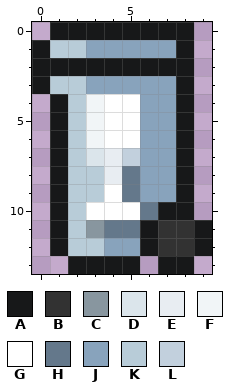
A pixel-art file gets an edit: assets/raster/trash-bin-white-10x14.aseprite. The picture above is the old version.
10x14 pixels, 1 frame. Colours within 5 levels of each other are drawn and written as one.
Palette (. is transparent): A #171819  B #323232  C #88969f  D #dbe5eb  E #e8edf2  F #f1f5f7  G #ffffff  H #64788b  J #88a3bc  K #b8ccd8  L #c2d0dd
Now the later version:
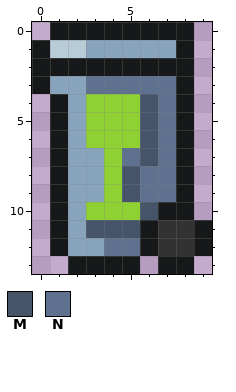
Colours new in this view: M #465469  N #5e718e
Difference:
colour G: #ffffff -> #8fd032
Layers "Layer 6", "Layer 4":
y 3: x 1..7 KKJJJJJ -> JJNNNNN
y 4..6: x 2..3 KF -> JG; x 6..7 JJ -> MN
y 7: x 2..7 KDELJJ -> JJGNMN
y 8: x 2..7 KKEHJJ -> JJGMNN
y 9: x 2..3 KK -> JJ; x 5..7 HJJ -> MNN
y 10: x 2 K -> J; x 6 H -> M
y 11: x 2..5 KCHH -> JMMM
y 12: x 2..5 KKJJ -> JJNN
Boxes around the changes in both pictures, in picture pixels (x1, y1, x2, y2):
changed: (50, 76, 176, 256)
